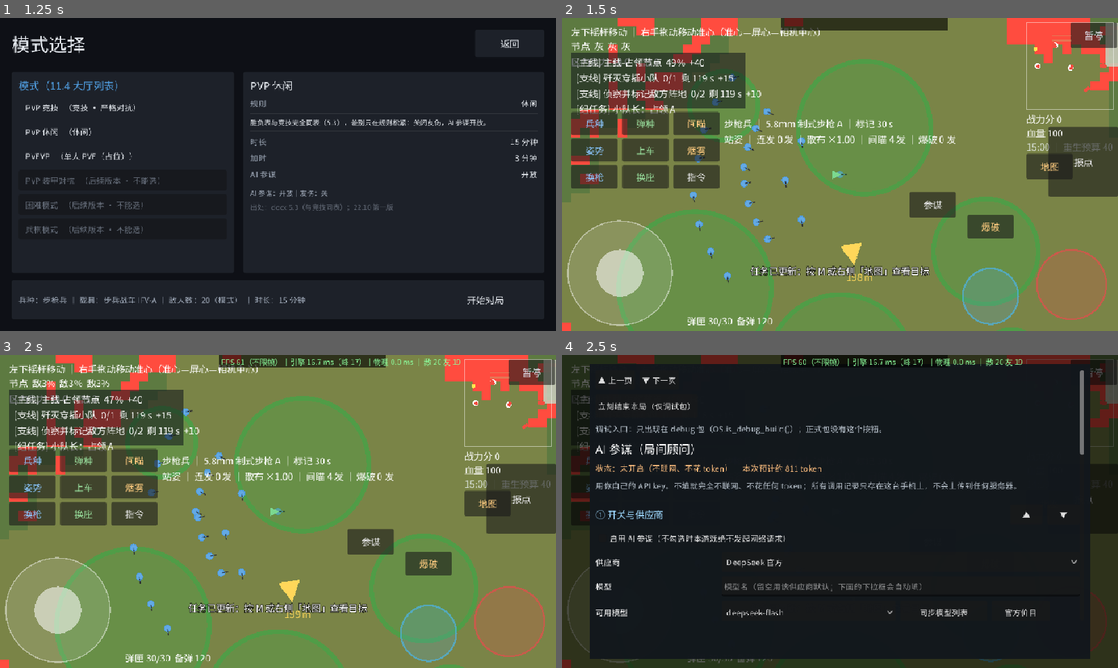
Above: before the commit, frames 1-4 (two rows, left to right).
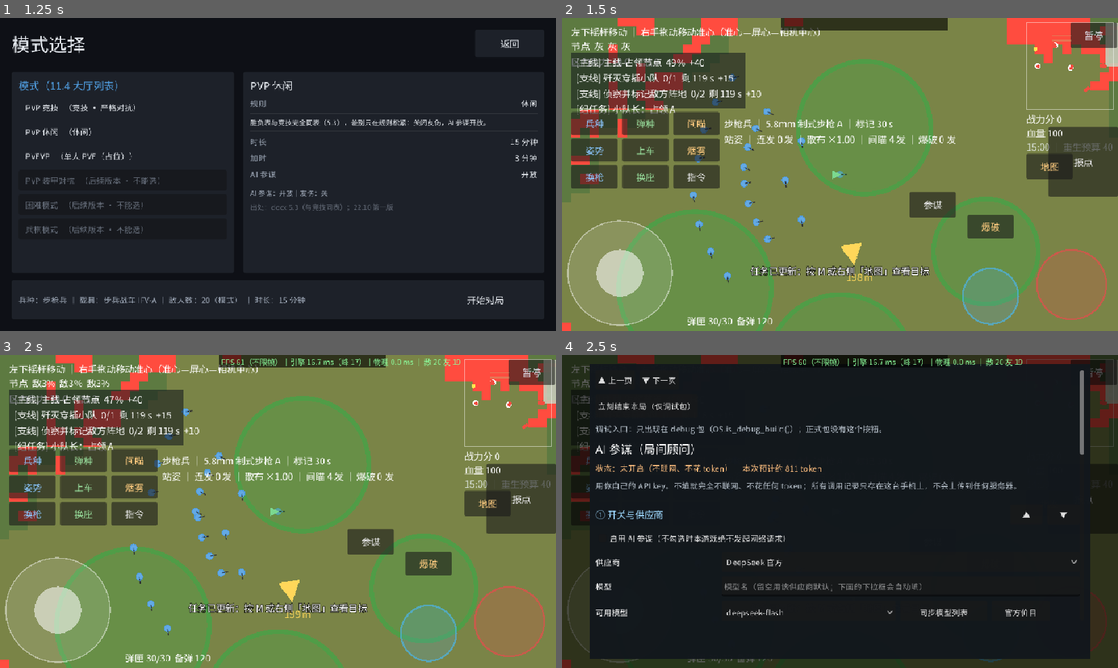
Above: after the commit, the same moments.

Repository: copperbookworm/jieyu-tactics
Game: Godot game, scene res://scenes/app/App.tscn
The game is run twice, just before and just after one commit, with the same random seed, the same clock (stepped at 60 frames per second) and the same inputs.
Inputs:
- Up to frame 1 (1.25 s): click "开始游戏" at 0.5 s
- Up to frame 2 (1.5 s): click "开始对局" at 1.25 s
- Up to frame 3 (2 s): no input
- Up to frame 4 (2.5 s): click "参谋" at 2 s

Frame 1 is identical in both runs. In frame 2, 0.3% of the frame differs, in the area x 22-84%, y 18-100%; in frame 3, 0.3%; in frame 4, less than 0.1%.

Commit message:
第八十二版 · 决策轮第二批：再拍 13 条，其中 5 条当场落地（含地图报点完整通视、竞技隐藏 AI 入口）
拍板 13 条：物理 60 Hz / 小地图 10 Hz / SIGHT_MARGIN 0.3 m / T-M2 120 s 四条＝确认现状；
守住型口径回写正文；地图报点改完整通视；冒烟前置检查加调试值；跳弹与 PVEVP 用推荐值（待实测）；
PVEVP 加 AI 参谋声明；竞技隐藏 AI 入口；PVEVP 第一版纯 PVE；压测口径按 20 v 20（40 人）；兵种 24 标注目标量。

改代码 6 个文件：
- systems/marks/MarkController.gd：is_reachable 由 terrain_first_blocker 换成 has_sight（地形+掩体+烟，与准心同口径）
- ui/AiAdvisorPanel.gd：新增 refresh_entry() + _process，competitive 时隐藏入口（只有值变了才写 visible）
- ui/screens/LobbyScreen.gd：文案改「关闭（竞技模式不提供入口）」
- data/config/ModeTable.gd：PVEVP 的 desc / flags 加「允许使用 AI 参谋」
- systems/terrain/MapGenerator.gd：MATERIAL_MIN_CELLS 40 -> 100（实测：214 片 -> 58 片，草保留面积 9.9% -> 5.4%）
- tools/run_integration_headless.gd：跑批前置检查硬查两个伤害倍率；ENEMY_FINISH_OFF_ENABLED 改为打印 [跑批·口径]

文档（squad-2d/解域游戏.docx，备份 .bak117）：第十八章 +1 段；第十九章 +1 段（小尾巴清空）；
3.1 +1 段（兵种目标量）；4.10.5 / 4.10.11 各 +1 段（守住型口径回写）；22.7 三处压测口径改 20 v 20；
20.3 (16) 标已拍板、20.3 (4) 补标注、30.5 补 MATERIAL_MIN_CELLS。段落 1557 -> 1562，表格 14 未变。

验收（改后真跑）：单元 57 脚本 + 3 门禁 = 60 个 / 未全绿 0（断言 2069 项）、集成冒烟 274/0；
两个退出码均 0、集成 SCRIPT ERROR 0 条。

Diff:
--- a/data/config/ModeTable.gd
+++ b/data/config/ModeTable.gd
@@ -89,8 +89,8 @@
 			"win_rule": WIN_OBJECTIVE,
 			"duration_s": 1200.0,
 			"overtime_s": 0.0,
-			"desc": "单人 PVE，没有对手玩家：战术目标达成＝胜，未达成＝败，无平局、无加时。本版战术目标＝完成当前主线任务。",
-			"flags": "AI 参谋：开放｜友伤：关｜无平局",
+			"desc": "单人 PVE，没有对手玩家：战术目标达成＝胜，未达成＝败，无平局、无加时。本版战术目标＝完成当前主线任务。本模式允许使用 AI 参谋（对局双方可能一方开、一方不开）—— docx 19 ㉝（2026-10-07 拍板）。",
+			"flags": "AI 参谋：开放（允许，双方可能不一致）｜友伤：关｜无平局",
 			"source": "docx 5.3 PVEVP 行；22.6 入场五步（时长候选 20~30 分钟，取 20）",
 		},
 		{
--- a/systems/marks/MarkController.gd
+++ b/systems/marks/MarkController.gd
@@ -56,7 +56,7 @@
 				RoleTable.mark_duration(main.player_role)])
 
 
-## 从玩家到落点：距离在拖拽上限内 + 地形通视（与准心同一口径）
+## 从玩家到落点：距离在拖拽上限内 + 完整通视（地形 + 掩体 + 烟，与准心同一口径；2026-10-07 拍板 docx 19 ⑮）
 func is_reachable(position: Vector2) -> bool:
 	if main.sight == null or main.player == null:
 		return false
@@ -66,8 +66,11 @@
 	# main 是鸭子类型（Variant）：这里必须显式标 float，:= 推断不出来
 	var origin_height: float = main.sight.eye_height_at(main.player.global_position)
 	var target_height: float = main.sight.eye_height_at(position)
-	return not main.sight.terrain_first_blocker(main.player.global_position, origin_height,
-			position, target_height, GameConfig.CROSSHAIR_SIGHT_MARGIN_PER_METER)["blocked"]
+	# 2026-10-07 拍板（docx 19 ⑮）：与准心报点同口径 —— 地形 + 掩体 + 烟三层都算。
+	# 原实现只查地形层（terrain_first_blocker），隔着掩体或烟在地图上能点进去，
+	# 违反 4.11.2「报点需通视前提」的红线。
+	return main.sight.has_sight(main.player.global_position, origin_height,
+			position, target_height, GameConfig.CROSSHAIR_SIGHT_MARGIN_PER_METER)
 
 
 ## 落标记 + 通知任务系统（支线「侦察标记」靠它推进）
--- a/systems/terrain/MapGenerator.gd
+++ b/systems/terrain/MapGenerator.gd
@@ -30,7 +30,15 @@
 
 ## 内容层区域的最小格数：小于它就当噪声丢掉。
 ## material.png 是程序生成的，边缘会有零星单格散点，全收进来会长出一堆半径不足 1 m 的圆饼。
-const MATERIAL_MIN_CELLS := 40
+## 【2026-10-07 拍板（docx 19 ㊽ / 20.3 ⑯）】40 → **100**：正式图「青岭走廊」原来解析出 214 片
+## （泥 5 / 雪 140 / 草 69），每片画成一个等面积圆 ⇒ 观感像一地碎圆饼。同一张 material.png 实测各档：
+##   th=40 → 214 片（泥 5 片 / 保留面积 94.1%，雪 140 片 / 86.2%，草 69 片 / **9.9%**）
+##   th=100 → **58 片**（泥 4 / 94.0%，雪 38 / 83.0%，草 16 / **5.4%**）
+##   th=160 → 35 片（泥 3 / 93.6%，雪 22 / 82.1%，草 10 / 4.4%）
+## 取 100 是「看得见的合并」与「别把草丛面积砍太狠」的折中 —— 草丛承载 4.17 的隐蔽玩法，
+## 阈值再往上会把草丛保留面积砍到不足一半（9.9% → 4.4%）。若观感仍不满意，下一手应该是
+## **合并**而不是**丢弃**（第十九章 ㊽ 的 B 选项：改多边形 / 逐格查询）。
+const MATERIAL_MIN_CELLS := 100
 
 ## 并行烘焙的静态脚手架（2026-10-06 第七十九版 · 并行计算整改）
 ## 阈值与 HeightGrid.PARALLEL_MIN_CELLS 同口径：小网格并行只赔不赚（建任务 + 等完成有固定开销）。
--- a/tools/run_integration_headless.gd
+++ b/tools/run_integration_headless.gd
@@ -69,6 +69,22 @@
 					print("   后面每一项都会红。把该开关关掉（或删掉那一行）再跑。")
 					quit(1)
 					return true
+				# 2026-10-07 拍板（docx 19 ⑯）：调试值也一起纳入跑批前置检查。
+				# 为什么只硬查这两个伤害倍率：它们是「脚本化验收让不让敌人真打」的旋钮，被调成 0 时
+				# 整片断言会「看起来全绿」（敌人打不动玩家、也打不动载具）—— 最容易被当成绿提交的假绿源。
+				# ENEMY_FINISH_OFF_ENABLED 故意不硬查：本套冒烟自己就跑在「补刀关」的测试态上
+				# （见「补刀关（测试态）」那组断言），把它当错误会让每一轮都红 ⇒ 改为下面打印出来。
+				if not is_equal_approx(GameConfig.ENEMY_DAMAGE_SCALE, 1.0):
+					print("！！ 集成冒烟中止：GameConfig.ENEMY_DAMAGE_SCALE = %s（正式值 1.0）" % str(GameConfig.ENEMY_DAMAGE_SCALE))
+					quit(1)
+					return true
+				if not is_equal_approx(GameConfig.ENEMY_VEHICLE_DAMAGE_SCALE, 1.0):
+					print("！！ 集成冒烟中止：GameConfig.ENEMY_VEHICLE_DAMAGE_SCALE = %s（正式值 1.0）" % str(GameConfig.ENEMY_VEHICLE_DAMAGE_SCALE))
+					quit(1)
+					return true
+				print("[跑批·口径] ENEMY_DAMAGE_SCALE=%.2f ENEMY_VEHICLE_DAMAGE_SCALE=%.2f ENEMY_FINISH_OFF_ENABLED=%s（本套冒烟就跑在这个测试态上）" % [
+					GameConfig.ENEMY_DAMAGE_SCALE, GameConfig.ENEMY_VEHICLE_DAMAGE_SCALE,
+					"true" if GameConfig.ENEMY_FINISH_OFF_ENABLED else "false"])
 				_neutralize_enemy_fire()   # 见函数注释：脚本化验收里不让敌人真把玩家打死
 				_check_structure()
 				_check_interactions()
--- a/ui/AiAdvisorPanel.gd
+++ b/ui/AiAdvisorPanel.gd
@@ -201,6 +201,27 @@
 	add_child(_button)
 
 
+## 竞技模式下连入口一起隐藏（docx 19 ㊲ · 2026-10-07 拍板）：不给「点了才知道关着」的挫败。
+## 为什么用 _process 轮询而不是信号：competitive 是 AiAdvisor 上的普通变量，由 App / MatchHost
+## 在开局前直接赋值（没有信号），面板又挂在 autoload 上跨场景常驻。
+## 代价说明：每帧只做一次 bool 比较，**只有值变了才写 visible**（不触发重排，不进性能口径）。
+var _entry_hidden := false
+
+
+func _process(_delta: float) -> void:
+	refresh_entry()
+
+
+func refresh_entry() -> void:
+	if _button == null or advisor == null:
+		return
+	var hide_now: bool = bool(advisor.competitive)
+	if hide_now == _entry_hidden:
+		return
+	_entry_hidden = hide_now
+	_button.visible = not hide_now
+
+
 func _on_button_pressed() -> void:
 	if is_open():
 		close_panel()
--- a/ui/screens/LobbyScreen.gd
+++ b/ui/screens/LobbyScreen.gd
@@ -103,7 +103,7 @@
 	_config_box.add_child(UiKit.row("操作提示",
 			"开" if s.tips_enabled else "关"))
 	_config_box.add_child(UiKit.row("AI 参谋",
-			"竞技模式会关闭" if ModeTableScript.competitive(mode_id) else "开放"))
+			"关闭（竞技模式不提供入口）" if ModeTableScript.competitive(mode_id) else "开放"))
 	_config_box.add_child(UiKit.spacer(0.0, true))
 	_config_box.add_child(UiKit.wrapped(
 			"第一版没有服务器：对局由 AI 填充，选完模式直接开局。", UiKit.SMALL_SIZE))
Not shown, changed: 本项目开发进度.txt
Not shown, added: 本项目开发进度.txt.bak-20261007-decisions2
